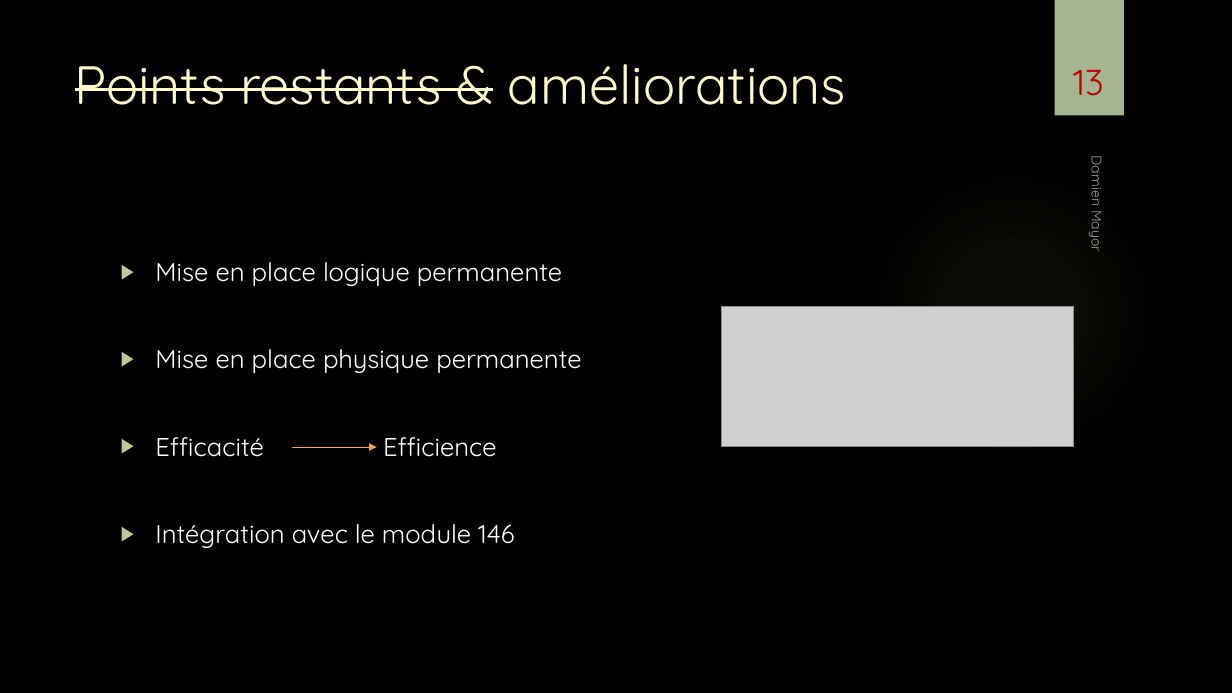
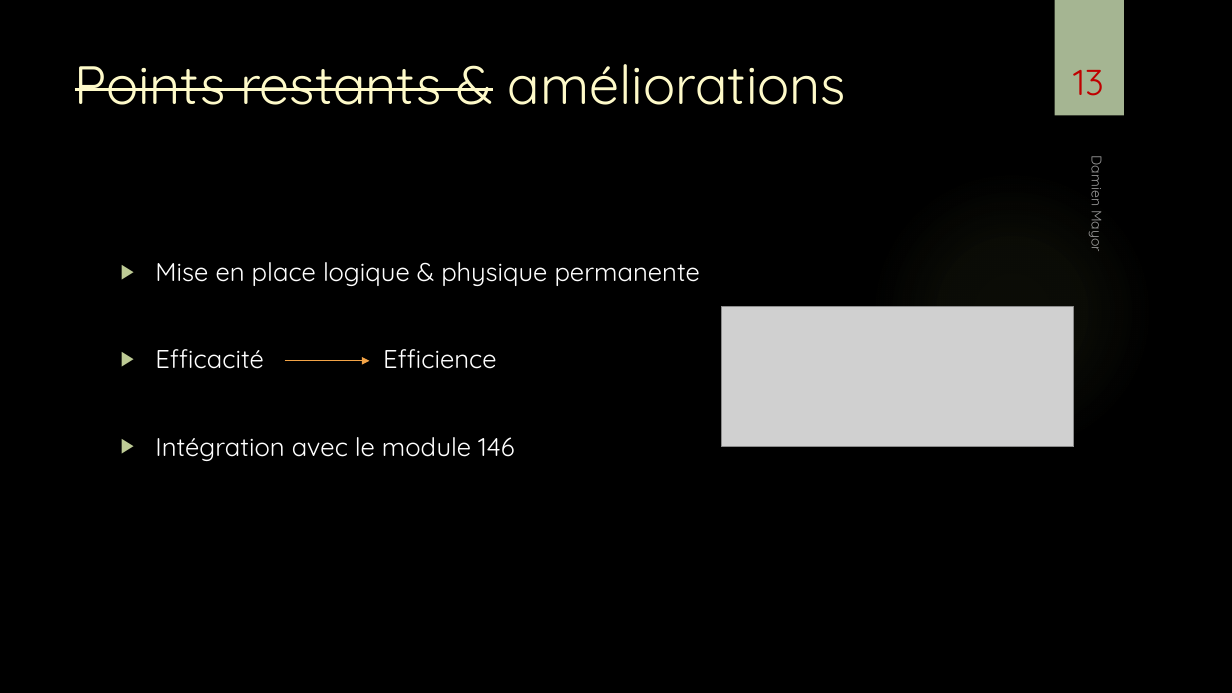
Before and after one commit to damienmayor/TPI, a slide deck: slide 13 of Présentation/Présentation TPI DMA.pptx. Drawn at 1232x693 pixels with LibreOffice and Linux fonts; fonts in the diff are those of the drawing; grey boxes stand for pictures; background and template pictures are left out. Boxes give left, top, right and bottom in pixels: in the first picture for what was removed or moved away, otherwise in the second. Text is boxed around its words. In the diff, an @@ line names an element or a change of style, - is before the commit and + after.

```diff
--- a/Présentation/Présentation TPI DMA.pptx
+++ b/Présentation/Présentation TPI DMA.pptx
@@ text at box(155, 262, 700, 286): text changed @@
-▶ Mise en place logique permanente
-▶ Mise en place physique permanente
+▶ Mise en place logique & physique permanente
@@ arrow moved from (293, 447) - (377, 447) to (286, 360) - (370, 360) @@
```
Also in this commit, not shown: 2 other slides changed.
